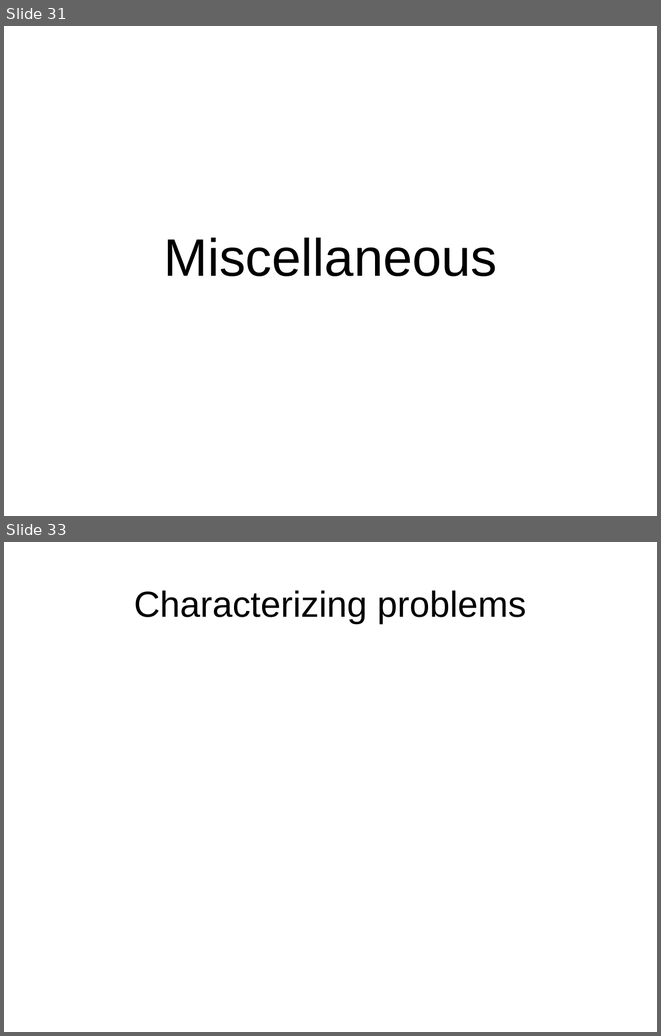
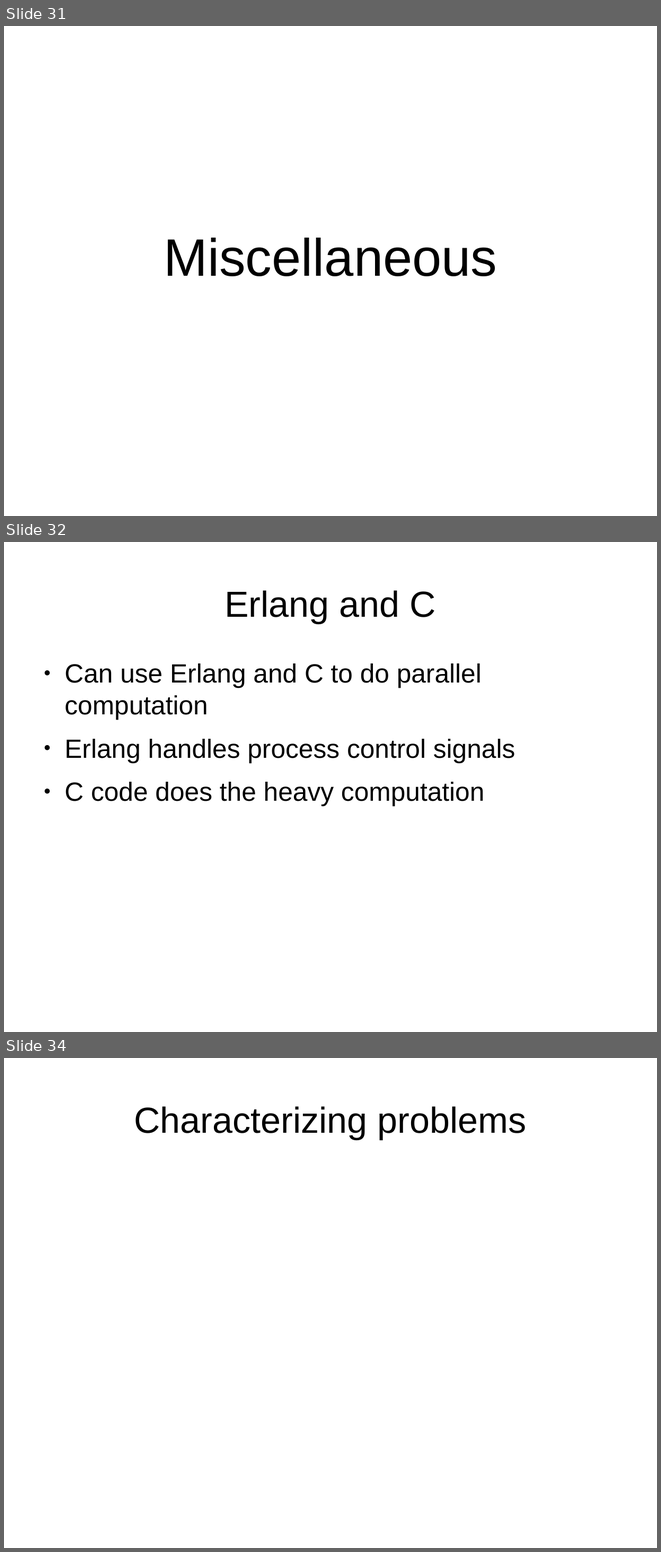
Before and after one commit to FractalDesigns/cowichan-1, a slide deck: miscellaneous/2010-12/slides.odp. Shown one above the other, each under a label of ours: slides 31 and 33 before the commit, slides 31, 32 and 34 after it; the slides between them are not shown. The pictures are 661x1036 and 661x1552 pixels, drawn with LibreOffice and Linux fonts; fonts in the diff are those of the drawing; background and template pictures are left out. Boxes give left, top, right and bottom in pixels: in the first picture for what was removed or moved away, otherwise in the second. Text is boxed around its words. In the diff, an @@ line names an element or a change of style, - is before the commit and + after.

```diff
--- a/miscellaneous/2010-12/slides.odp
+++ b/miscellaneous/2010-12/slides.odp
@@ slide 32 added at (x1=4, y1=542, x2=657, y2=1032), background picture (left out) @@
@@ title added at (x1=224, y1=590, x2=435, y2=623), 44 pt, text #000000 @@
+Erlang and C
@@ text added at (x1=64, y1=663, x2=515, y2=806), 32 pt, text #000000 @@
+● Can use Erlang and C to do parallel computation
+● Erlang handles process control signals
+● C code does the heavy computation
@@ what was slide 33 is now slide 34 @@
```
Also in this commit, not shown: 1 other slide added, 1 slide removed, 1 other file.
